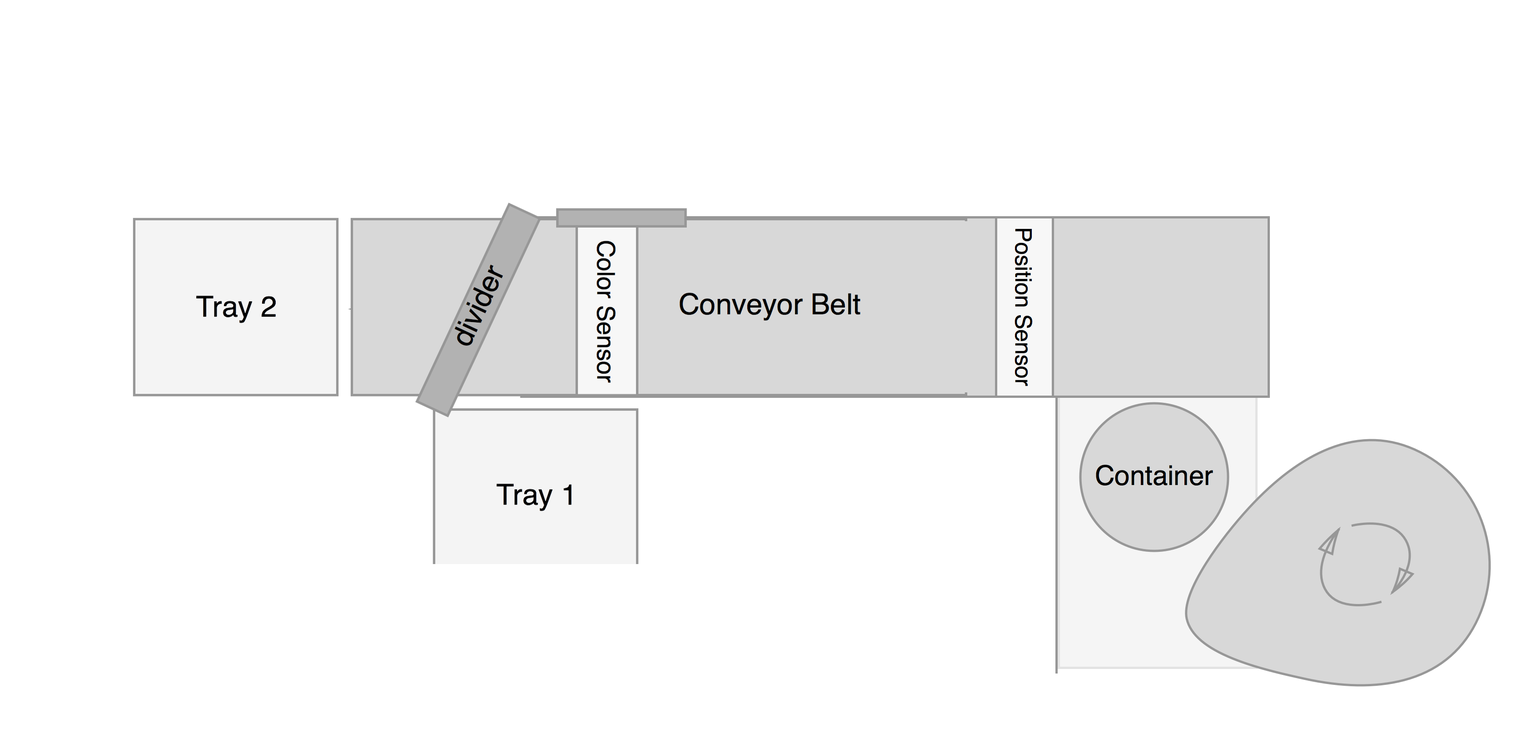
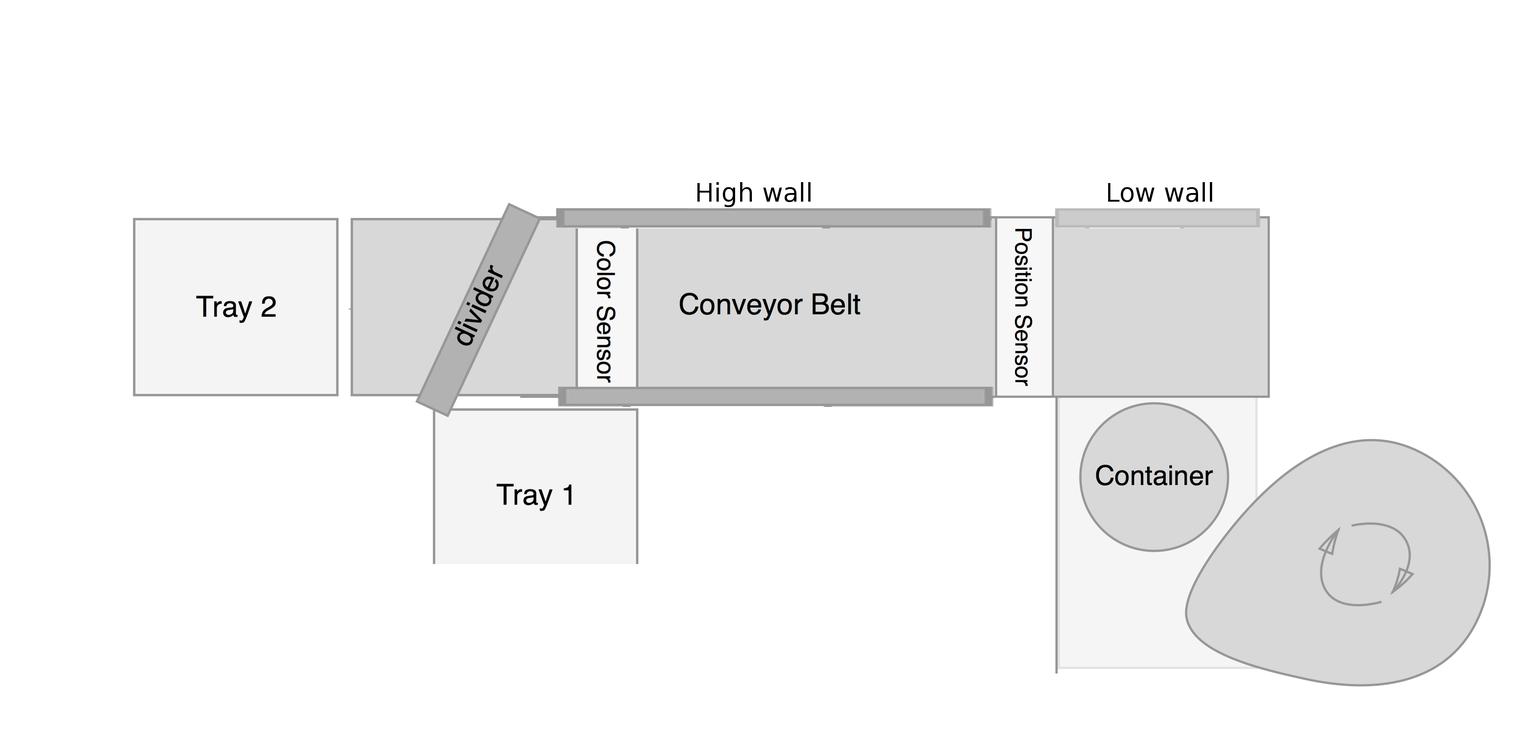
Before/after of a 1537 x 753 layered artwork. What changed in the layer stack:
added layer "Low wall" above "High wall" over box(1108, 182, 1213, 203)
added layer "High wall" above "Layer #2" over box(697, 182, 811, 208)
added layer "Layer #2" above "Layer #1" over box(556, 208, 1261, 408)
